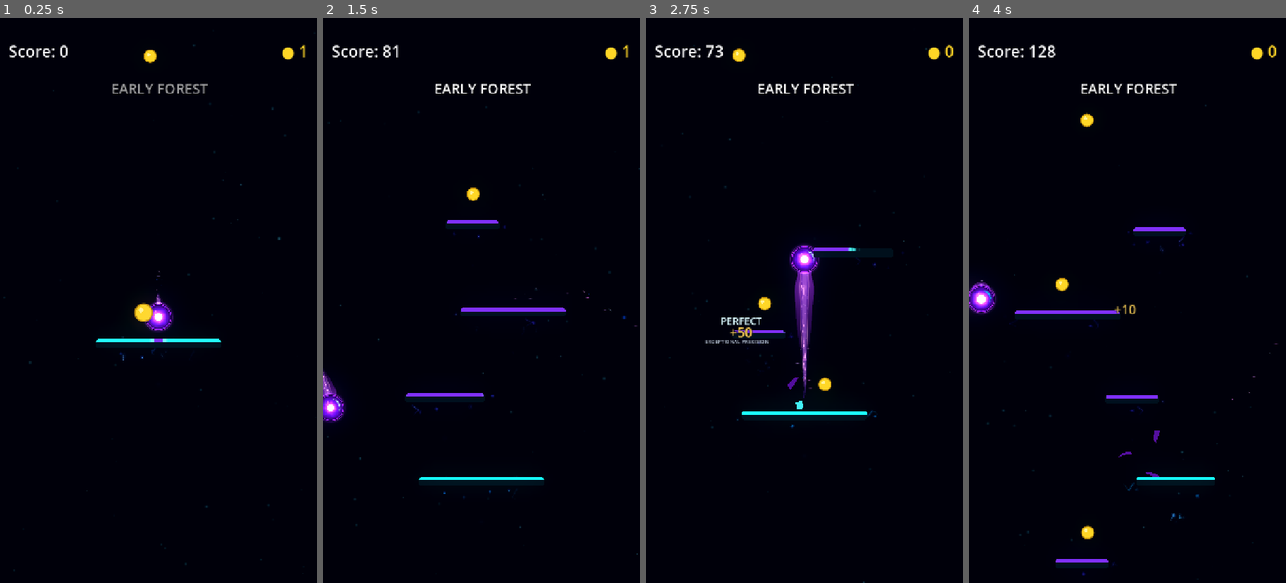
Above: before the commit, frames 1-4 (left to right).
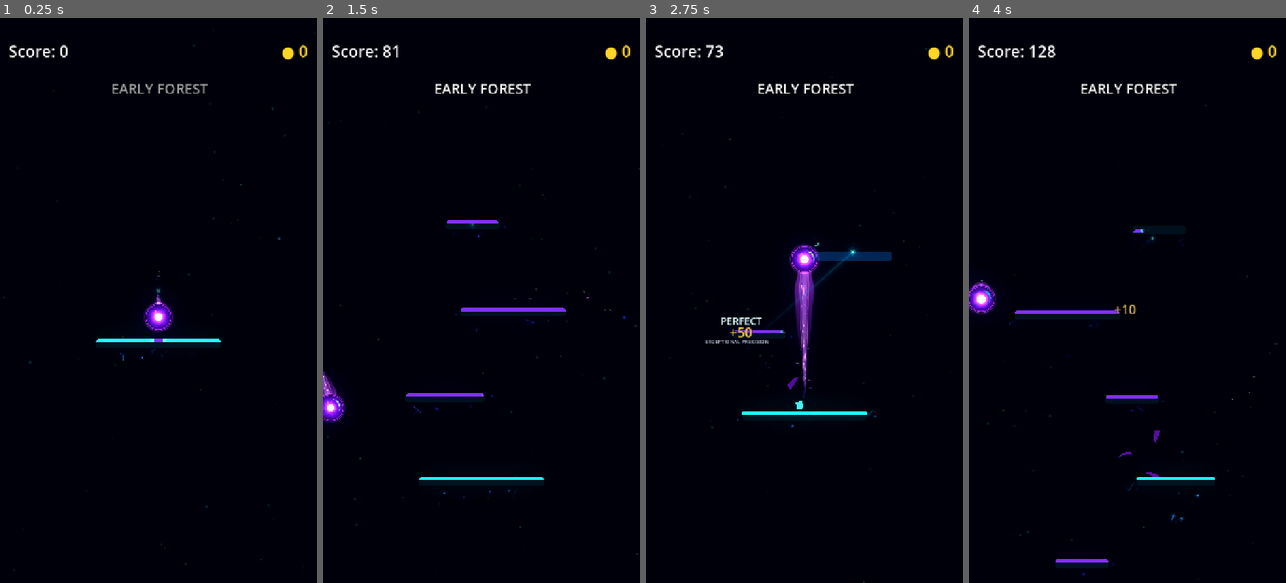
Above: after the commit, the same moments.

Repository: Kryodo/TowerJump
Game: Godot game, scene res://scenes/main.tscn
Two runs of this game, one before a commit and one after it. Both use one fixed random seed, a clock stepped at 60 frames per second and the inputs below.
Inputs (mouse positions are in pixels of both pictures, inside the frame that each line leads up to):
- Up to frame 1 (0.25 s): no input
- Up to frame 2 (1.5 s): move the mouse to (551, 272) at 0.52 s; hold Right (ui_right) 0.53-1.25 s; click (551, 272) at 0.67 s; drag from (418, 328) to (471, 193) at 1.27 s
- Up to frame 3 (2.75 s): click "Nochmal spielen" at 2 s
- Up to frame 4 (4 s): move the mouse to (1159, 176) at 2.77 s; hold Right (ui_right) 2.78-3.5 s; drag from (1111, 413) to (1060, 193) at 3.52 s

The runs differ from the first frame. In frame 1, 0.3% of the frame differs, in the area x 42-98%, y 4-54%; in frame 2, 0.2%; in frame 3, 0.8%, in the area x 27-82%, y 5-66%; in frame 4, 0.4%.

Commit message:
Add speed-aware travelling construction frontier and pulse

Diff:
--- a/scripts/platform_spawner.gd
+++ b/scripts/platform_spawner.gd
@@ -15,6 +15,9 @@
 ## neues Pattern gewürfelt (_choose_pattern_type(), an den Score gekoppelt).
 
 const Platform := preload("res://scripts/platform.gd")
+const ForwardAssemblyPulseVisualScript := preload(
+	"res://scripts/forward_assembly_pulse_visual.gd"
+)
 ## PlatformPatterns ist über class_name (platform_patterns.gd) bereits global verfügbar.
 
 ## Feuert bei jeder (Neu-)Platzierung einer Plattform - sowohl beim initialen
@@ -22,7 +25,15 @@
 ## um Coins in der Nähe neu generierter Plattformen zu platzieren. guarantee_coin
 ## kommt aus dem Pattern (z.B. Risk-Pattern-Bonus) und umgeht dort die normale
 ## Zufalls-Chance des CoinSpawners.
-signal platform_placed(position: Vector2, half_width: float, guarantee_coin: bool)
+signal platform_placed(position: Vector2, half_width: float, guarantee_coin: bool, platform: Node2D)
+## Reusable event stream for future traps, collectibles, and environment structures.
+signal construction_pulse_advanced(
+	position: Vector2,
+	direction: Vector2,
+	speed: float,
+	frontier_platform: Node2D
+)
+signal assembly_frontier_reached(platform: Node2D)
 
 @export var platform_scene: PackedScene
 @export var pool_size: int = 14
@@ -30,10 +41,15 @@
 @export var camera_path: NodePath
 
 @export_group("Forward Assembly Prototype")
-## Maximum vertical distance ahead of the ball that may enter construction.
-## Keep this smaller than the combined distance to the second future platform row.
-@export_range(120.0, 300.0, 10.0) var assembly_lookahead_distance: float = 190.0
-## Platforms sharing a height (route branches) are assembled as one frontier group.
+## The smallest lead distance at low vertical speed.
+@export_range(120.0, 320.0, 10.0) var assembly_min_lookahead_distance: float = 190.0
+## Adaptive cap for spring-assisted and future high-speed movement.
+@export_range(400.0, 1200.0, 25.0) var assembly_max_lookahead_distance: float = 900.0
+## Includes surface materialization time plus a small steering/decision buffer.
+@export_range(0.30, 1.20, 0.05) var assembly_required_lead_time_seconds: float = 0.66
+## Pulse moves slightly faster than the ball so the reveal gets a readable lead.
+@export_range(200.0, 1200.0, 50.0) var assembly_pulse_speed_bonus: float = 800.0
+## Platforms sharing a height (route branches) assemble as one wave.
 @export_range(0.0, 20.0, 1.0) var assembly_frontier_height_tolerance: float = 8.0
 @export_range(0.0, 0.20, 0.01) var assembly_stagger: float = 0.055
 
@@ -94,6 +110,12 @@
 var _pending_slots: Array[Dictionary] = [] ## Noch nicht materialisierte Slots des aktuellen Patterns
 var _previous_x_fraction: float = 0.5 ## This stores the normalized horizontal position of the last actually placed platform
 var _generator_brain: PlatformGeneratorBrain
+var _pulse_visual: Node2D = null
+var _pulse_world_position: Vector2 = Vector2.ZERO
+var _pulse_has_world_position: bool = false
+var _current_lookahead_distance: float = 190.0
+var _last_pulse_direction: Vector2 = Vector2.UP
+var _last_pulse_speed: float = 0.0
 
 func _ready() -> void:
 	_generator_brain = PlatformGeneratorBrain.new(
@@ -156,7 +178,16 @@
 		_last_type = type
 		_cursor_x = pos.x
 		p.call("spawn_as", type, pos, width_scale, start_assembled)
-		platform_placed.emit(pos, p.call("half_width"), guarantee_coin)
+		platform_placed.emit(pos, p.call("half_width"), guarantee_coin, p)
+
+	_current_lookahead_distance = assembly_min_lookahead_distance
+	_pulse_visual = Node2D.new()
+	_pulse_visual.name = "ForwardAssemblyPulseVisual"
+	_pulse_visual.set_script(ForwardAssemblyPulseVisualScript)
+	_pulse_visual.position = Vector2.ZERO
+	_pulse_visual.z_as_relative = false
+	_pulse_visual.z_index = 5
+	add_child(_pulse_visual)
 
 ## Updates generator context, recycles platforms, and advances the visual construction frontier.
 func _process(delta: float) -> void:
@@ -177,33 +208,125 @@
 			_last_type = spec.type
 			_cursor_x = spec.position.x
 			p.call("spawn_as", spec.type, spec.position, spec.width_scale)
-			platform_placed.emit(spec.position, p.call("half_width"), spec.guarantee_coin)
+			platform_placed.emit(spec.position, p.call("half_width"), spec.guarantee_coin, p)
 
 	# Assembly is updated after recycling so newly reused platforms participate
 	# in the same frame's distance check, but remain hidden if they are far ahead.
-	_update_forward_assembly()
-
-
-## Continuously move the construction frontier with the ball.
-##
-## Only the nearest future platform height is eligible at any moment. The height
-## scan intentionally includes already-assembled platforms: otherwise the next
-## row would become eligible while the nearer row is still directly ahead, and a
-## second/third row could appear immediately after the first starts assembling.
-## Same-height branches are allowed to assemble together. Physics bodies and
-## their world positions are never animated.
-func _update_forward_assembly() -> void:
+	_update_forward_assembly(delta)
+
+
+## The pulse is a real moving frontier, not a landing-triggered reveal batch.
+## It traces a route between the nearest previous and next platform rows. A row
+## begins materializing only when the pulse reaches it; later rows remain blocked
+## by the nearest row, whether that row is already assembled or not.
+func _update_forward_assembly(delta: float) -> void:
 	if _ball == null or not is_instance_valid(_ball):
 		return
-
-	# The player starts by falling onto the starter platform. Construction begins
-	# only once the automatic jump has actually started moving upward.
+	if _pulse_visual == null or not is_instance_valid(_pulse_visual):
+		return
+
+	if not _pulse_has_world_position:
+		_pulse_world_position = _ball.global_position
+		_pulse_has_world_position = true
+
+	# The pulse pauses during descent and resumes with the next upward movement.
+	# This avoids building more of the future while the player is falling.
 	if _ball.velocity.y >= -1.0:
+		_pulse_visual.call(
+			"set_pulse_state",
+			to_local(_pulse_world_position),
+			0.22,
+			false
+		)
 		return
 
-	var frontier_platform: Node2D = null
-	var frontier_distance: float = INF
-
+	var vertical_speed: float = absf(_ball.velocity.y)
+	var frontier_platform: Node2D = _find_nearest_future_platform()
+	if frontier_platform == null:
+		_pulse_visual.call(
+			"set_pulse_state",
+			to_local(_pulse_world_position),
+			0.18,
+			false
+		)
+		return
+
+	# Adapt the visible lead to actual vertical speed and the target's animation
+	# duration. The cap is spatially bounded, and the nearest row remains the only
+	# eligible reveal target, so increased speed does not expose the whole tower.
+	var target_animation_time: float = maxf(
+		float(frontier_platform.get("assembly_duration")),
+		0.05
+	)
+	var required_lead_time: float = maxf(
+		assembly_required_lead_time_seconds,
+		target_animation_time
+	)
+	var desired_lookahead: float = clampf(
+		vertical_speed * required_lead_time,
+		assembly_min_lookahead_distance,
+		assembly_max_lookahead_distance
+	)
+	_current_lookahead_distance = move_toward(
+		_current_lookahead_distance,
+		desired_lookahead,
+		1800.0 * delta
+	)
+
+	var distance_ahead: float = (
+		_ball.global_position.y - frontier_platform.global_position.y
+	)
+	var desired_pulse_y: float = maxf(
+		frontier_platform.global_position.y,
+		_ball.global_position.y - _current_lookahead_distance
+	)
+	var source_platform: Node2D = _find_nearest_source_platform()
+	var desired_pulse_x: float = _get_route_pulse_x(
+		source_platform,
+		frontier_platform,
+		desired_pulse_y
+	)
+	var desired_pulse_position := Vector2(desired_pulse_x, desired_pulse_y)
+
+	var previous_pulse_position: Vector2 = _pulse_world_position
+	var pulse_speed: float = vertical_speed + assembly_pulse_speed_bonus
+	_pulse_world_position = _pulse_world_position.move_toward(
+		desired_pulse_position,
+		maxf(pulse_speed, 400.0) * delta
+	)
+
+	var pulse_delta: Vector2 = _pulse_world_position - previous_pulse_position
+	if pulse_delta.length_squared() > 0.001:
+		_last_pulse_direction = pulse_delta.normalized()
+		_last_pulse_speed = pulse_delta.length() / maxf(delta, 0.0001)
+	else:
+		_last_pulse_speed = 0.0
+
+	_pulse_visual.call(
+		"set_pulse_state",
+		to_local(_pulse_world_position),
+		1.0,
+		_last_pulse_speed > 1.0
+	)
+	construction_pulse_advanced.emit(
+		_pulse_world_position,
+		_last_pulse_direction,
+		_last_pulse_speed,
+		frontier_platform
+	)
+
+	# The pulse is the reveal trigger. Do not start the animation just because a
+	# distance threshold was crossed; it must actually reach the frontier row.
+	if (
+		distance_ahead <= _current_lookahead_distance
+		and _pulse_world_position.distance_to(frontier_platform.global_position) <= 24.0
+	):
+		_begin_frontier_row(frontier_platform)
+
+
+func _find_nearest_future_platform() -> Node2D:
+	var nearest: Node2D = null
+	var nearest_distance: float = INF
 	for platform in _platforms:
 		if (
 			platform == null
@@ -212,18 +335,75 @@
 			or not platform.has_method("is_assembly_pending")
 		):
 			continue
-
-		# Screen Y decreases during ascent. Only platforms above the ball are
-		# ahead; platforms below/behind it never enter this forward frontier.
 		var distance_ahead: float = _ball.global_position.y - platform.global_position.y
-		if distance_ahead < 0.0 or distance_ahead > assembly_lookahead_distance:
+		if distance_ahead <= 1.0:
 			continue
-
-		if distance_ahead < frontier_distance:
-			frontier_distance = distance_ahead
-			frontier_platform = platform
-
-	if frontier_platform == null:
+		if distance_ahead < nearest_distance:
+			nearest_distance = distance_ahead
+			nearest = platform
+	return nearest
+
+
+func _find_nearest_source_platform() -> Node2D:
+	var nearest: Node2D = null
+	var nearest_distance: float = INF
+	for platform in _platforms:
+		if (
+			platform == null
+			or not is_instance_valid(platform)
+			or not platform.visible
+			or not platform.has_method("half_width")
+		):
+			continue
+		var distance_below: float = platform.global_position.y - _ball.global_position.y
+		if distance_below < -1.0:
+			continue
+		if distance_below < nearest_distance:
+			nearest_distance = distance_below
+			nearest = platform
+	return nearest
+
+
+func _get_route_pulse_x(
+	source_platform: Node2D,
+	target_platform: Node2D,
+	pulse_y: float
+) -> float:
+	if (
+		source_platform == null
+		or not is_instance_valid(source_platform)
+		or target_platform == null
+		or not is_instance_valid(target_platform)
+	):
+		return _ball.global_position.x
+
+	var source_y: float = source_platform.global_position.y
+	var target_y: float = target_platform.global_position.y
+	var vertical_span: float = source_y - target_y
+	if vertical_span <= 1.0:
+		return target_platform.global_position.x
+
+	# Smoothly trace the horizontal route between platform centers. The lateral
+	# easing follows the actual pattern's geometry without adding a separate
+	# bespoke path for every pattern type.
+	var progress: float = clampf(
+		(source_y - pulse_y) / vertical_span,
+		0.0,
+		1.0
+	)
+	var eased_progress: float = progress * progress * (3.0 - 2.0 * progress)
+	var source_x: float = source_platform.global_position.x
+	var target_x: float = target_platform.global_position.x
+	var curve_offset: float = sin(progress * PI) * clampf(
+		(target_x - source_x) * 0.08,
+		-26.0,
+		26.0
+	)
+	return lerpf(source_x, target_x, eased_progress) + curve_offset
+
+
+func _begin_frontier_row(frontier_platform: Node2D) -> void:
+	if frontier_platform == null or not is_instance_valid(frontier_platform):
 		return
 
 	var frontier_y: float = frontier_platform.global_position.y
@@ -241,17 +421,19 @@
 		if bool(platform.call("is_assembly_pending")):
 			frontier_group.append(platform)
 
-	# Deterministic left-to-right ordering makes branch assembly feel like a
-	# single spatial wave instead of an arbitrary pool-order reveal.
+	# A branching route reveals as one coherent event. Sorting makes the small
+	# stagger deterministic and independent of pool order.
 	frontier_group.sort_custom(
 		func(a: Node2D, b: Node2D) -> bool:
 			return a.global_position.x < b.global_position.x
 	)
 	for index in range(frontier_group.size()):
-		frontier_group[index].call(
+		var platform: Node2D = frontier_group[index]
+		platform.call(
 			"begin_assembly",
 			maxf(assembly_stagger, 0.0) * float(index)
 		)
+		assembly_frontier_reached.emit(platform)
 
 
 ## Returns the biome section currently used by the Generator Brain.
